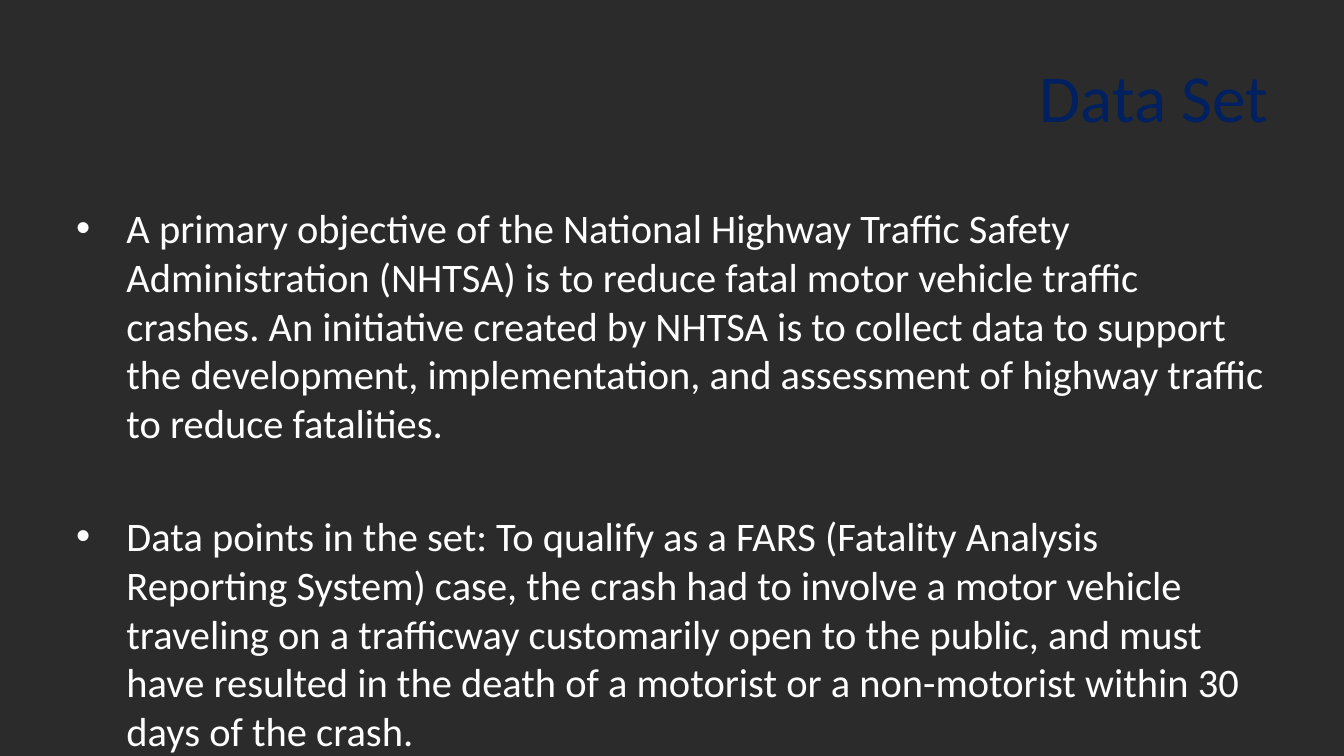
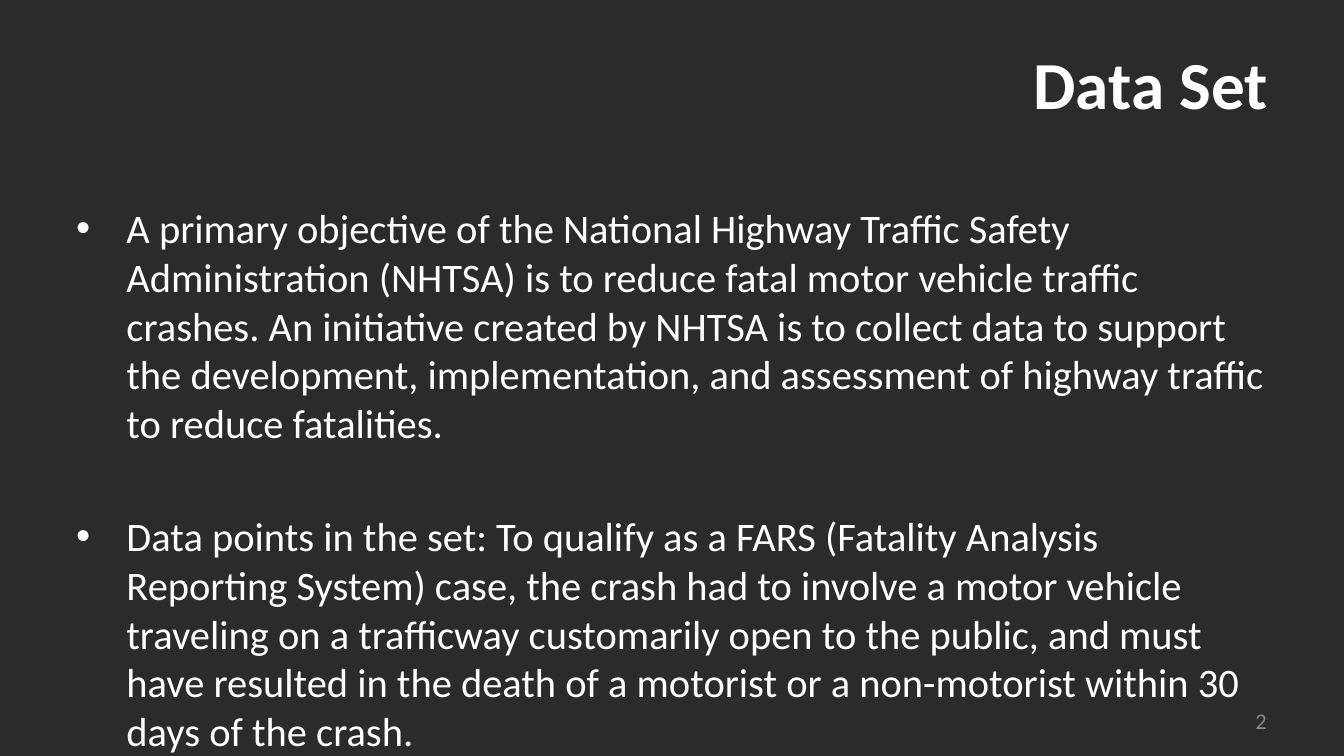
Before and after one commit to madams11/DataR-Project, a slide deck: slide 2 of US Bicycle Fatalities_Group 4.pptx. Drawn at 1344x756 pixels with LibreOffice and Linux fonts; fonts in the diff are those of the drawing; background and template pictures are left out; a plain dark background stands for a picture behind light text. Boxes give left, top, right and bottom in pixels: in the first picture for what was removed or moved away, otherwise in the second. Text is boxed around its words. In the diff, an @@ line names an element or a change of style, - is before the commit and + after.

```diff
--- a/US Bicycle Fatalities_Group 4.pptx
+++ b/US Bicycle Fatalities_Group 4.pptx
@@ title "Data Set" moved from (x1=66, y1=41, x2=1277, y2=150) to (x1=1034, y1=65, x2=1267, y2=110) @@
@@ title "Data Set" at (x1=1034, y1=65, x2=1267, y2=110): text colour #002060 to #FFFFFF, bold on @@
@@ page number added at (x1=1255, y1=714, x2=1266, y2=729), 16 pt, text #8C8C8C @@
+2
```
Also in this commit, not shown: 7 other slides changed, 3 slides added, 1 slide removed, 1 other file.
